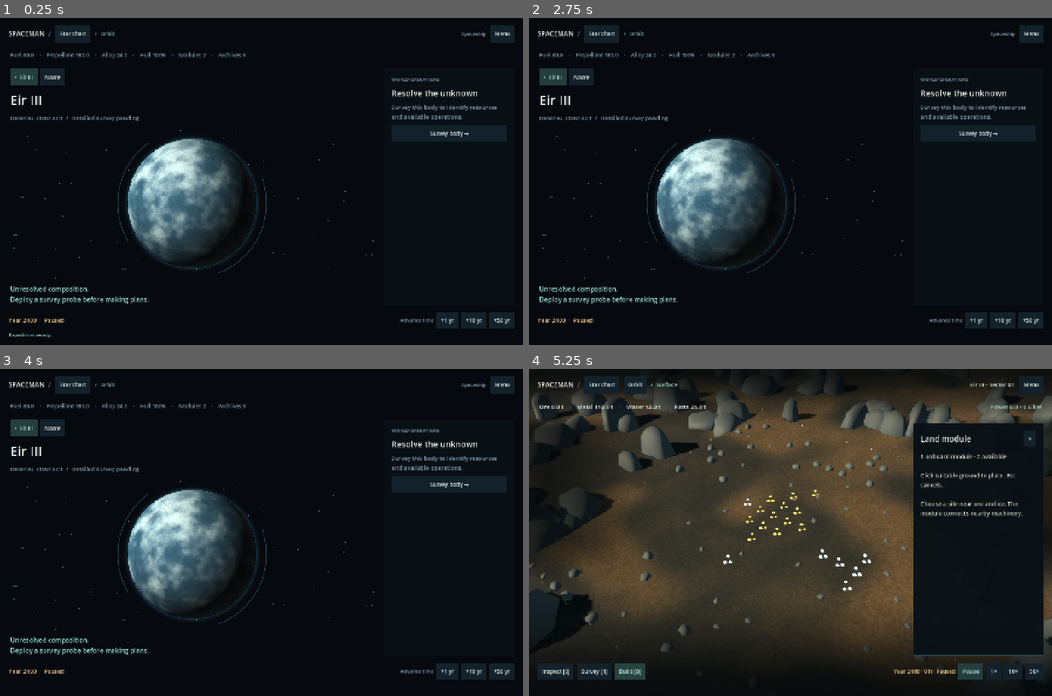
Above: before the commit, frames 1-4 (two rows, left to right).
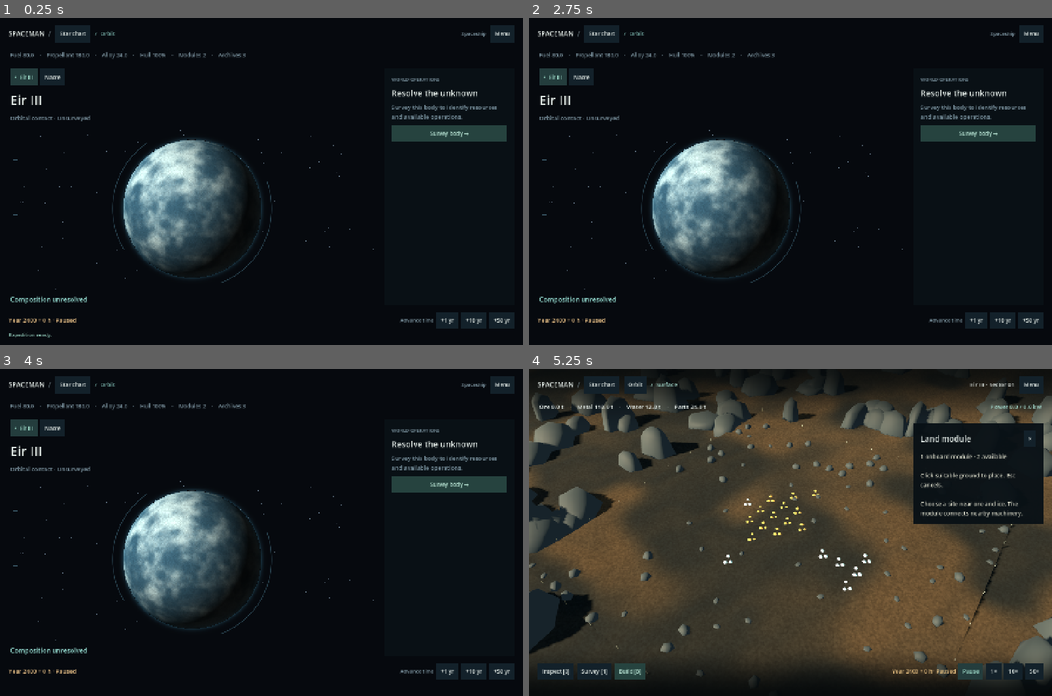
Above: after the commit, the same moments.

Repository: ulfur/spaceman
Game: Godot game, scene res://scenes/main.tscn
Same seed, same stepped clock (60 frames per second), same inputs: the game is played once before the commit and once after it.
Inputs:
- Up to frame 1 (0.25 s): no input
- Up to frame 2 (2.75 s): click "Star chart" at 0.5 s; click "EIR orbit →" at 1.25 s; click "• Eir III" at 2 s
- Up to frame 3 (4 s): click "Nacre" at 2.75 s; click "Eir III" at 3.5 s
- Up to frame 4 (5.25 s): click "Survey body →" at 4.25 s; click "Choose a landing site →" at 5 s

The runs differ from the first frame. In frame 1, 4.7% of the frame differs, in the area x 2-97%, y 29-94%; in frame 2, 4.7%; in frame 3, 4.7%; in frame 4, 22%, in the area x 0-100%, y 15-94%.

Commit message:
Fit surface inspectors to content, clarify control units and document the redesigned journeys

Diff:
--- a/scripts/interface.gd
+++ b/scripts/interface.gd
@@ -168,6 +168,7 @@
 
 static func text_dialog(owner: Control, title: String, contents: String) -> void:
 	var dialog := AcceptDialog.new()
+	dialog.name = "ReferenceDialog"
 	dialog.title = title
 	var text := RichTextLabel.new()
 	text.custom_minimum_size = Vector2(530, 320)
--- a/scripts/main.gd
+++ b/scripts/main.gd
@@ -13,7 +13,6 @@
 var session = Session.get_shared()
 var sim = session.expedition
 var selected := "eir_iii"
-var chart := false
 var status: Label
 var year_label: Label
 var heading: Label
@@ -92,50 +91,43 @@
 func refresh() -> void:
 	var state: Dictionary = sim.state
 	var ship: Dictionary = state.ship
-	year_label.text = "Year %d  ·  Paused" % state.year
+	year_label.text = "Year %d + %d h · Paused" % [state.year, session.fractional_hours]
 	resources.text = "Fuel %.1f    ·    Propellant %.1f    ·    Alloy %.1f    ·    Hull %.0f%%    ·    Modules %d    ·    Archives %d" % [ship.fuel, ship.propellant, ship.alloy, ship.integrity, ship.modules, ship.seeds]
 	clear_children(body_list)
 	for definition in sim.scenario.bodies:
 		if definition.system != state.system:
 			continue
 		var id: String = definition.id
-		var item := button(("•  " if selected == id and not chart else "") + definition.name, select_body.bind(id), "Select_" + id)
+		var item := button(("•  " if selected == id else "") + definition.name, select_body.bind(id), "Select_" + id)
 		UI.selected(item, selected == id)
 		body_list.add_child(item)
 	var body: Dictionary = sim.known_body(selected)
-	if chart:
-		heading.text = "The long way home"
-		subtitle.text = "EIR  /  VESPER     ·     Two stars. One continuous mind."
-		var known: Dictionary = sim.known_body("eir_iii")
-		telemetry.text = "CRUISE  0.07 c   /   TRANSIT  %d years\nEir III: last observation, year %d. %s" % [sim.travel_quote().years, sim.state.observations.eir_iii.year, "Surface telemetry requires a survey." if not known.surveyed else "%.1f K · %.0f%% surface water" % [known.temperature, known.water * 100.0]]
+	heading.text = body.get("name", "Unknown body")
+	subtitle.text = body.get("description", "Awaiting observation.") if body.get("surveyed", false) else "Orbital contact · Unsurveyed"
+	if body.get("surveyed", false):
+		if body.kind == "world" and body.water > 0.15:
+			subtitle.text = "An ocean world beneath gathering clouds. " + ("Pioneer life is finding its way." if body.seeded else "Liquid water. An atmosphere. The possibility of life.")
+		if body.kind == "world" and body.temperature > 303.0:
+			subtitle.text = "A world pushed beyond the seed archive's tolerances. The heat is hostile to pioneer life."
+		telemetry.text = "%.1f K   /   %.0f%% SURFACE WATER   /   %.1f%% BIOSPHERE\n%s  ·  %.1f accessible feedstock" % [body.temperature, body.water * 100.0, body.biomass * 100.0, "NO SURFACE INDUSTRY" if body.factory == "" else body.factory.to_upper() + " FACTORY", body.deposit]
+		if session.site_available(selected) and session.sites.has(selected) and session.sites[selected].state.landed:
+			telemetry.text = "%.1f K   /   SPATIAL INDUSTRY ACTIVE\n%d installations · protected local culture, not planetary terraforming" % [body.temperature, session.sites[selected].state.structures.size()]
 	else:
-		heading.text = body.get("name", "Unknown body")
-		subtitle.text = body.get("description", "Awaiting observation.") if body.get("surveyed", false) else "ORBITAL CONTACT  /  Detailed survey pending."
-		if body.get("surveyed", false):
-			if body.kind == "world" and body.water > 0.15:
-				subtitle.text = "An ocean world beneath gathering clouds. " + ("Pioneer life is finding its way." if body.seeded else "Liquid water. An atmosphere. The possibility of life.")
-			if body.kind == "world" and body.temperature > 303.0:
-				subtitle.text = "A world pushed beyond the seed archive's tolerances. The heat is hostile to pioneer life."
-			telemetry.text = "%.1f K   /   %.0f%% SURFACE WATER   /   %.1f%% BIOSPHERE\n%s  ·  %.1f accessible feedstock" % [body.temperature, body.water * 100.0, body.biomass * 100.0, "NO SURFACE INDUSTRY" if body.factory == "" else body.factory.to_upper() + " FACTORY", body.deposit]
-			if session.site_available(selected) and session.sites.has(selected) and session.sites[selected].state.landed:
-				telemetry.text = "%.1f K   /   SPATIAL INDUSTRY ACTIVE\n%d installations · protected local culture, not planetary terraforming" % [body.temperature, session.sites[selected].state.structures.size()]
-		else:
-			telemetry.text = "Unresolved composition.\nDeploy a survey probe before making plans."
+		telemetry.text = "Composition unresolved"
 	if body.get("generated", false) and body.kind == "world" and body.surveyed:
 		var known: Dictionary = session.prospects.evidence(body.system)
 		subtitle.text = "LOCAL PROBE  /  Climate and native life unresolved. Globe is a schematic reconstruction."
 		telemetry.text = "IRRADIANCE %.2f–%.2f EARTH  /  GRAVITY %.2f g\nPRESSURE %.2f bar  /  MAGNETIC FIELD %.2f Earth · geometry unresolved" % [known.flux_low, known.flux_high, known.gravity, known.pressure, known.field_earth]
-	view.show_body(body, chart, state.system)
+	view.show_body(body)
 	refresh_operations(body)
 
 func select_body(id: String) -> void:
 	selected = id
 	industry_open = false
-	chart = false
 	refresh()
 
 func action_button(text: String, action: String, disabled: bool = false, hint: String = "") -> void:
-	var node := button(text, act.bind(action), "Action_" + action)
+	var node := UI.button(text, act.bind(action), "Action_" + action, action in ["survey", "deploy", "collect", "seed"])
 	node.disabled = disabled
 	node.tooltip_text = hint
 	operations.add_child(node)
@@ -194,6 +186,10 @@
 	elif has_surface:
 		operations.add_child(UI.label("The surface module remains committed. Its work continues while Spaceship is away.", 15, MUTED, true))
 
+	if body.kind == "world" and not body.get("generated", false) and body.factory != "warming" and not body.seeded and body.temperature >= 273 and body.temperature <= 303 and body.water >= 0.1:
+		operations.add_child(HSeparator.new())
+		action_button("Introduce pioneer life", "seed", sim.state.ship.seeds < 1, "Consumes one archive packet.")
+
 func act(action: String, value: float = 288.0) -> void:
 	var was_complete: bool = sim.state.first_rain
 	var outcome: Dictionary = session.command(action, "" if action == "travel" else selected, value)
@@ -201,7 +197,6 @@
 	if outcome.ok:
 		if action == "travel":
 			selected = session.default_body()
-			chart = false
 		refresh()
 		autosave()
 		if sim.state.first_rain and not was_complete:
--- a/scripts/space_view.gd
+++ b/scripts/space_view.gd
@@ -1,8 +1,6 @@
 extends Control
 ## Procedural viewport. Presentation only; never mutates the simulation.
 
-var chart := false
-var current_system := "eir"
 var stars: Array[Vector3] = []
 var globe: ColorRect
 var globe_material: ShaderMaterial
@@ -30,10 +28,8 @@
 	globe.position = (size - globe.size) * 0.5
 	queue_redraw()
 
-func show_body(body: Dictionary, is_chart: bool, system_id: String) -> void:
-	chart = is_chart
-	current_system = system_id
-	globe.visible = not chart and not body.is_empty()
+func show_body(body: Dictionary) -> void:
+	globe.visible = not body.is_empty()
 	if not body.is_empty():
 		globe_material.set_shader_parameter("warmth", clampf((body.temperature - 250.0) / 35.0, 0.0, 1.0))
 		globe_material.set_shader_parameter("water", body.water)
@@ -45,24 +41,9 @@
 func _draw() -> void:
 	for star in stars:
 		draw_circle(Vector2(star.x, star.y) * size, 0.5 + star.z * 0.7, Color(0.68, 0.8, 0.9, 0.12 + star.z * 0.42))
-	var font := ThemeDB.fallback_font
-	if chart:
-		var a := size * Vector2(0.22, 0.63)
-		var b := size * Vector2(0.78, 0.35)
-		draw_dashed_line(a, b, Color("42616e"), 1.0, 8.0)
-		for point in [a, b]:
-			draw_arc(point, 43.0, 0, TAU, 80, Color("283d48"), 1.0, true)
-			draw_arc(point, 65.0, 0, TAU, 80, Color("172c37"), 1.0, true)
-			draw_circle(point, 5.0, Color("e5c088"))
-		var active := a if current_system == "eir" else b
-		draw_arc(active, 20, 0, TAU, 64, Color("91d6cc"), 2.0, true)
-		draw_string(font, a + Vector2(-13, 93), "EIR", HORIZONTAL_ALIGNMENT_LEFT, -1, 18, Color("d2e1e5"))
-		draw_string(font, b + Vector2(-35, 93), "VESPER", HORIZONTAL_ALIGNMENT_LEFT, -1, 18, Color("d2e1e5"))
-		draw_string(font, (a + b) * 0.5 + Vector2(-65, -25), "4.2 LIGHT YEARS", HORIZONTAL_ALIGNMENT_LEFT, -1, 13, Color("91aab6"))
-	else:
-		var radius := minf(size.x * 0.49, size.y * 0.49)
-		draw_arc(size * 0.5, radius, -0.35, 1.2, 80, Color("263e4a"), 1.0, true)
-		draw_arc(size * 0.5, radius, 2.6, 4.1, 80, Color("263e4a"), 1.0, true)
-		for i in range(8):
-			var y := size.y * (0.2 + i * 0.085)
-			draw_line(Vector2(8, y), Vector2(14 if i % 2 else 22, y), Color("35515f"), 1.0)
+	var radius := minf(size.x * 0.49, size.y * 0.49)
+	draw_arc(size * 0.5, radius, -0.35, 1.2, 80, Color("263e4a"), 1.0, true)
+	draw_arc(size * 0.5, radius, 2.6, 4.1, 80, Color("263e4a"), 1.0, true)
+	for i in range(8):
+		var y := size.y * (0.2 + i * 0.085)
+		draw_line(Vector2(8, y), Vector2(14 if i % 2 else 22, y), Color("35515f"), 1.0)
--- a/scripts/surface.gd
+++ b/scripts/surface.gd
@@ -30,6 +30,7 @@
 var power: Label
 var tool_buttons: Dictionary = {}
 var inspector_panel: Control
+var detail_scroll: ScrollContainer
 var selection_page: VBoxContainer
 var build_page: VBoxContainer
 var build_open := false
@@ -96,12 +97,15 @@
 	supplies.add_child(power)
 	var inspector := UI.inspector(self, 149, -111)
 	inspector_panel = inspector.get_parent()
+	inspector_panel.size_flags_vertical = Control.SIZE_SHRINK_BEGIN
 	var title_row := UI.row(inspector)
 	selection_title = UI.label("", 22)
 	selection_title.size_flags_horizontal = Control.SIZE_EXPAND_FILL
 	title_row.add_child(selection_title)
 	title_row.add_child(button("×", dismiss_inspector, "CloseInspector"))
 	var content := UI.scroll(inspector, "SurfaceDetailsScroll")
+	detail_scroll = content.get_parent()
+	content.resized.connect(fit_inspector)
 	selection_page = UI.column(content)
 	detail = UI.label("", 16, INK, true)
 	selection_page.add_child(detail)
@@ -231,10 +235,11 @@
 
 func update_clock() -> void:
 	if time_label != null and site != null:
-		time_label.text = "Year %d · %d h · %s" % [session.expedition.state.year, session.fractional_hours, "Paused" if speed == 0 else "%d h/s" % speed]
+		time_label.text = "Year %d + %d h · %s" % [session.expedition.state.year, session.fractional_hours, "Paused" if speed == 0 else "%d h/s" % speed]
 		time_label.tooltip_text = "Site hour %d. Time advances the entire expedition." % site.state.total_hours
 
 func update_detail() -> void:
+	fit_inspector.call_deferred()
 	toggle_button.visible = false
 	trial_button.visible = false
 	selection_page.visible = not build_open
@@ -356,7 +361,7 @@
 	var recipe: Dictionary = Surface.RECIPES["seed" if kind == "land" else kind]
 	if kind == "land": return "1 onboard module · %d available" % session.expedition.state.ship.modules
 	var costs: Array[String] = []
-	for resource in recipe.cost: costs.append("%.0f %s" % [recipe.cost[resource], "parts" if resource == "components" else resource])
+	for resource in recipe.cost: costs.append("%.0f t %s" % [recipe.cost[resource], "parts" if resource == "components" else resource])
 	return "%s\n%.0f base hours · %.1f kW load" % [" · ".join(costs), recipe.hours, recipe.power]
 
 func toggle_build() -> void:
@@ -382,3 +387,8 @@
 
 func show_help() -> void:
 	UI.text_dialog(self, "Surface controls", "Click terrain or machinery to inspect it.\nB opens the build palette. Choose …(405 unchanged characters)…
+
+func fit_inspector() -> void:
+	if not inspector_panel.visible: return
+	var page: VBoxContainer = build_page if build_open else selection_page
+	detail_scroll.custom_minimum_size.y = clampf(page.get_combined_minimum_size().y, 60, maxf(60, size.y - 456))
--- a/scripts/testbeds.gd
+++ b/scripts/testbeds.gd
@@ -135,8 +135,8 @@
 	shielding.add_child(UI.label("Roof shade", 14, MUTED))
 	var shades := UI.row(shielding, 4)
 	for value in [0, 50, 90]: shades.add_child(button("%d%%" % value, order.bind("shade", value / 100.0), "Shade_%d" % value))
-	shielding.add_child(button("UV filter\n4 metal · 1 part · 8 h", order.bind("filter", null), "FitFilter"))
-	shielding.add_child(button("Regolith canopy\n4 ore · 8 metal · 2 parts · 16 h", order.bind("canopy", null), "FitCanopy"))
+	shielding.add_child(button("UV filter · 8 h\n4 t metal · 1 t parts", order.bind("filter", null), "FitFilter"))
+	shielding.add_child(button("Regolith canopy · 16 h\n4 t ore · 8 t metal · 2 t parts", order.bind("canopy", null), "FitCanopy"))
 	shielding.add_child(UI.label("The canopy blocks most daylight. A sheltered culture may need powered lighting.", 15, MUTED, true))
 	var culture: VBoxContainer = pages[2]
 	culture.add_child(button("Inoculate · 1 archive", order.bind("inoculate", null), "Inoculate"))
@@ -237,12 +237,12 @@
 		node.disabled = not ready or t[upgrade] or t.upgrade != ""
 		for resource in Model.CONFIG.upgrades[upgrade].cost:
 			if goods[resource] < Model.CONFIG.upgrades[upgrade].cost[resource]: node.disabled = true
-	buttons.FitFilter.text = "✓ UV filter installed" if t.filter else "UV filter\n4 metal · 1 part · 8 h"
-	buttons.FitCanopy.text = "✓ Regolith canopy installed" if t.canopy else "Regolith canopy\n4 ore · 8 metal · 2 parts · 16 h"
+	buttons.FitFilter.text = "✓ UV filter installed" if t.filter else "UV filter · 8 h\n4 t metal · 1 t parts"
+	buttons.FitCanopy.text = "✓ Regolith canopy installed" if t.canopy else "Regolith canopy · 16 h\n4 t ore · 8 t metal · 2 t parts"
 	buttons.Inoculate.disabled = not ready or t.biomass_kg > 0.000000001 or session.expedition.state.ship.seeds < 1
 	var record: String = "Established culture" if t.established else "Archive trial"
 	if t.established and t.biomass_kg < 0.000001: record = "Culture lost · Record retained"
-	progress.text = "%s\n%.1f g live · %.1f g detritus\n%.0f / 168 stable hours\n\nEnergy %.1f kWh\nCO₂ captured %.1f kg" % [record, t.biomass_kg * 1000, t.detritus_kg * 1000, t.stable_hours, t.energy_kwh, t.captured_co2_kg]
+	progress.text = "%s\n%.1f g detritus\n%.0f / 168 stable hours\n\nEnergy %.1f kWh\nCO₂ captured %.1f kg" % [record, t.detritus_kg * 1000, t.stable_hours, t.energy_kwh, t.captured_co2_kg]
 	if t.upgrade != "": progress.text += "\n%s installation %d%%" % [Model.CONFIG.upgrades[t.upgrade].label, t.upgrade_progress * 100]
 	status.tooltip_text = status.text
 	diagram.queue_redraw()
--- a/shaders/surface_hud.gdshader
+++ b/shaders/surface_hud.gdshader
@@ -3,8 +3,6 @@
 
 void fragment() {
 	float top = (1.0 - smoothstep(0.0, 0.20, UV.y)) * 0.88;
-	float bottom = smoothstep(0.67, 1.0, UV.y) * 0.92;
-	float middle = smoothstep(0.12, 0.19, UV.y) * (1.0 - smoothstep(0.51, 0.68, UV.y));
-	float sides = max(1.0 - smoothstep(0.02, 0.28, UV.x), smoothstep(0.72, 0.98, UV.x)) * middle * 0.72;
-	COLOR = vec4(0.018, 0.032, 0.037, max(max(top, bottom), sides));
+	float bottom = smoothstep(0.84, 1.0, UV.y) * 0.92;
+	COLOR = vec4(0.018, 0.032, 0.037, max(top, bottom));
 }
--- a/tests/test_surface_ui.gd
+++ b/tests/test_surface_ui.gd
@@ -47,6 +47,7 @@
 func build(kind: String) -> void:
 	check(await Driver.click(self, game, "BuildPalette"), "Open build palette")
 	check(await Driver.click(self, game, "BuildLifesupport" if kind in ["refuge", "testbed"] else "BuildIndustry"), "Choose build category")
+	if kind == "refuge": await capture("21-surface-build-palette.png")
 	check(await Driver.click(self, game, "Tool_" + kind), "Select equipment")
 	check(game.tool == kind, "Hit-tested tool selection " + kind)
 	var chosen := Vector2i(-1, -1)
--- a/tests/test_testbeds_ui.gd
+++ b/tests/test_testbeds_ui.gd
@@ -96,6 +96,7 @@
 	await click("ControlsShielding")
 	await click("GrowLight")
 	await click("FitFilter")
+	await capture("22-trial-shielding-controls.png")
 	await click("TrialDay")
 	check(game.structure.trial.filter, "Filter button builds a real upgrade over time")
 	await click("FitCanopy")
--- a/tests/test_ui.gd
+++ b/tests/test_ui.gd
@@ -62,6 +62,10 @@
 	check(game.sim.state.ship.propellant > 115.0, "Collects locally manufactured supplies")
 	await transit_to("eir")
 	check(game.sim.state.first_rain, "Expedition still reaches first rain")
+	await press("Action_reclaim")
+	check(game.find_child("Action_seed", true, false) != null, "Suitable world can be seeded after factory recovery")
+	await press("OrbitalIndustry")
+	await press("Action_deploy")
 	await press("Action_seed")
 	await press("Wait50")
 	check(game.sim.state.bodies.eir_iii.biomass > 0.5, "Pioneer culture still grows")
@@ -72,6 +76,13 @@
 	check(game.get_global_rect().encloses(game.find_child("Navigation", true, false).get_global_rect()), "Shared navigation fits compact window")
 	await press("Menu")
 	check(game.find_child("ExpeditionMenu", true, false).visible, "Secondary commands open in Menu")
+	await press("Journal")
+	await process_frame
+	var journal: AcceptDialog = game.get_node("ReferenceDialog")
+	check(journal.visible and journal.size.y <= 520, "Journal is reachable and bounded")
+	await capture("23-ship-journal.png")
+	journal.hide()
+	journal.queue_free()
 	print("UI expedition: %d failures" % failures)
 	game.queue_free()
 	await process_frame
Not shown, changed: README.md
Not shown, added: docs/interface.md
Not shown, changed: docs/prospects.md
Not shown, changed: docs/roadmap.md
Not shown, changed: docs/surface-prototype.md
Not shown, changed: docs/testbeds.md
Not shown, changed: docs/visual-direction.md
